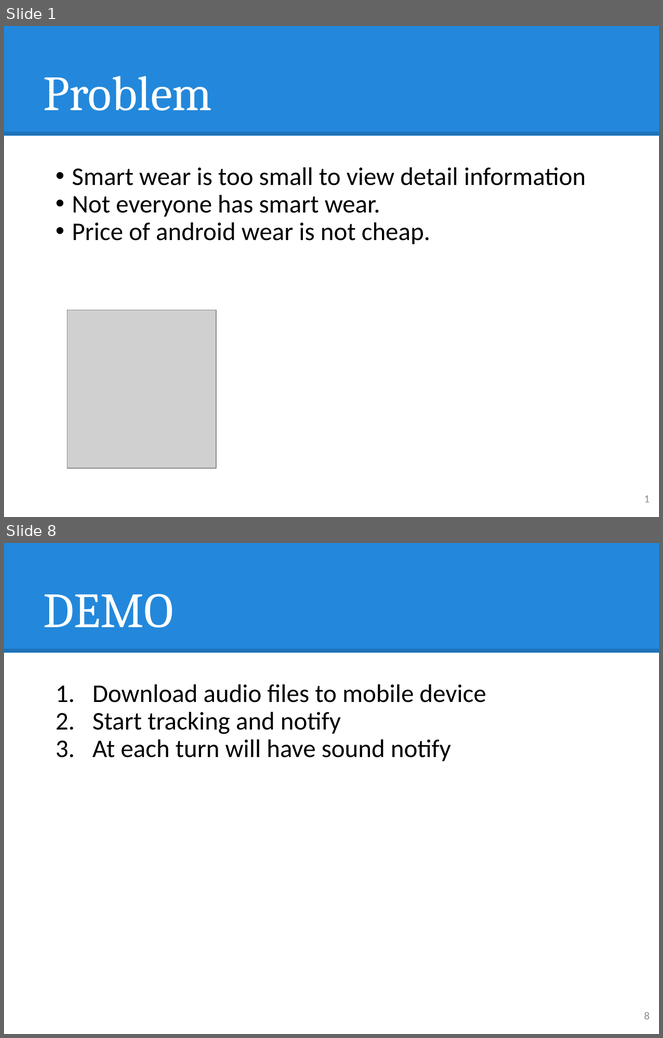
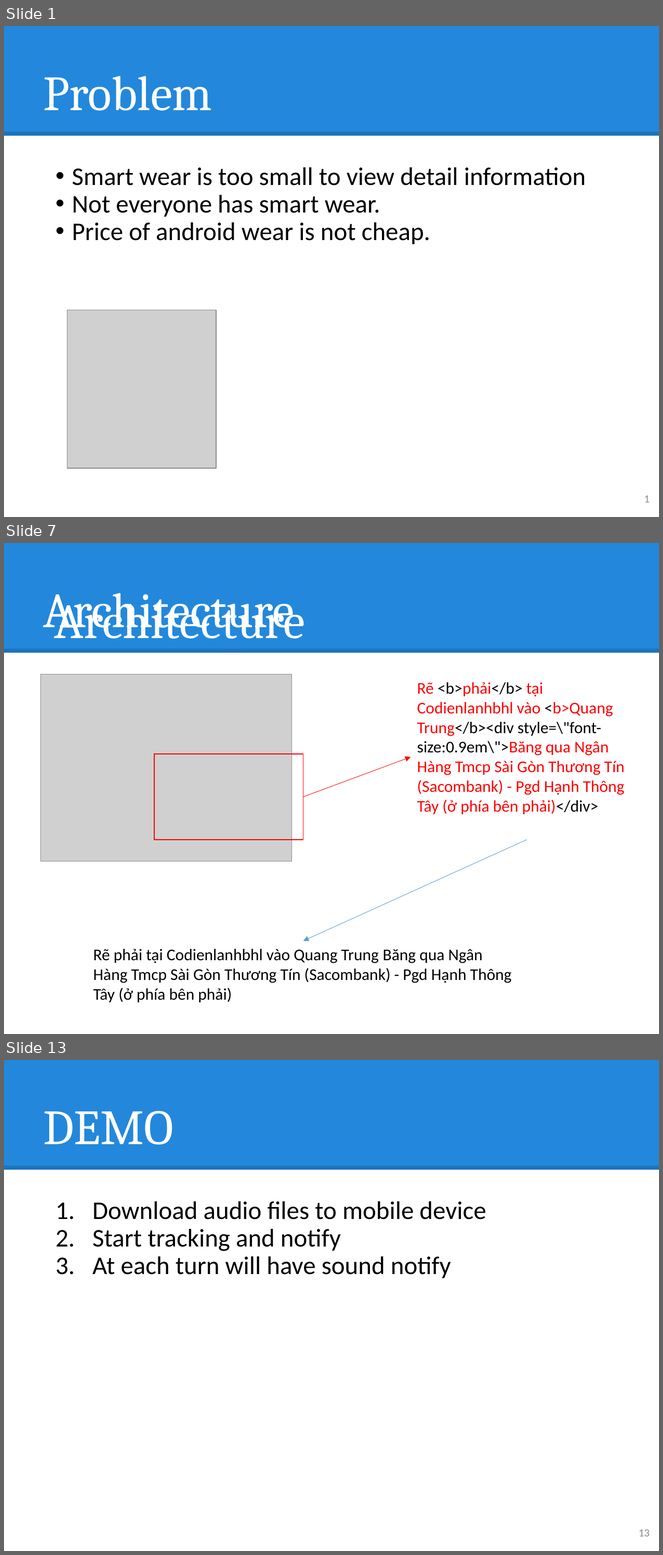
Before and after one commit to hqt/street-router, a slide deck: Document/presentation/nam/voice notify.pptx. Shown one above the other, each under a label of ours: slides 1 and 8 before the commit, slides 1, 7 and 13 after it; the slides between them are not shown. The pictures are 663x1038 and 663x1555 pixels, drawn with LibreOffice and Linux fonts; fonts in the diff are those of the drawing; grey boxes stand for pictures. Boxes give left, top, right and bottom in pixels: in the first picture for what was removed or moved away, otherwise in the second. Text is boxed around its words. In the diff, an @@ line names an element or a change of style, - is before the commit and + after.

```diff
--- a/Document/presentation/nam/voice notify.pptx
+++ b/Document/presentation/nam/voice notify.pptx
@@ slide 7 added at [4,543,659,1034], background #FFFFFF; not listed: 2 template elements that a slide beside it also shows @@
@@ title added at [44,593,294,638], 54 pt, text #FFFFFF @@
+Architecture
@@ text added at [54,593,305,639], 54 pt, text #FFFFFF @@
+Architecture
@@ picture added at [41,675,292,861] @@
@@ text added at [417,682,625,814], 18 pt, text #FF0000 @@
+Rẽ <b>phải</b> tại Codienlanhbhl vào <b>Quang Trung</b><div style=\"font-size:0.9em\">Băng qua Ngân Hàng Tmcp Sài Gòn Thương Tín (Sacombank) - Pgd Hạnh Thông Tây (ở phía bên phải)</div>
@@ rectangle added at [154,754,304,840], outline #FF0000 1 pt @@
@@ arrow added from (304, 797) to (411, 757), #FF0000 0.5 pt @@
@@ arrow added from (527, 840) to (304, 941), #5B9BD5 0.5 pt @@
@@ text added at [93,949,512,1003], 18 pt, text #000000 @@
+Rẽ phải tại Codienlanhbhl vào Quang Trung Băng qua Ngân Hàng Tmcp Sài Gòn Thương Tín (Sacombank) - Pgd Hạnh Thông Tây (ở phía bên phải)
@@ what was slide 8 is now slide 13 @@
@@ page number at [639,1530,650,1537]: text changed @@
-8
+13
```
Also in this commit, not shown: 2 slides changed, 8 other slides added, 4 slides removed, 1 other file.
